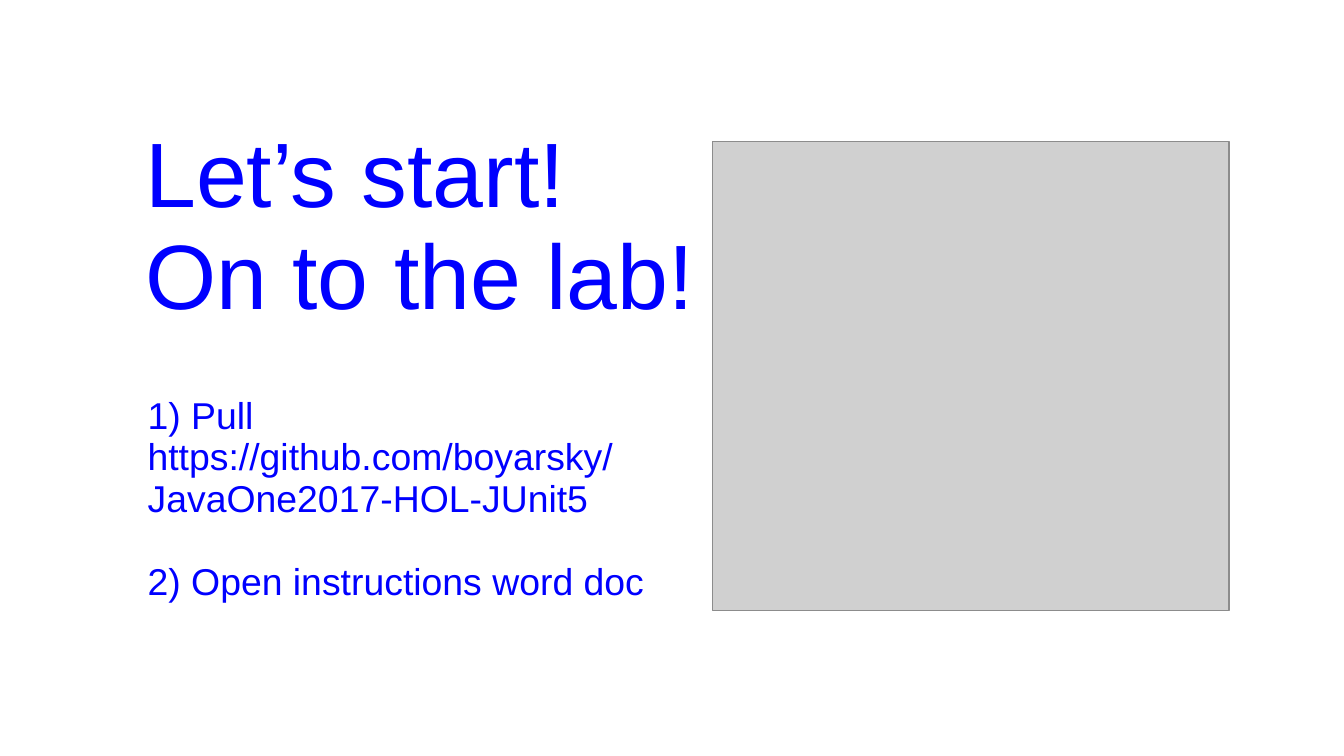
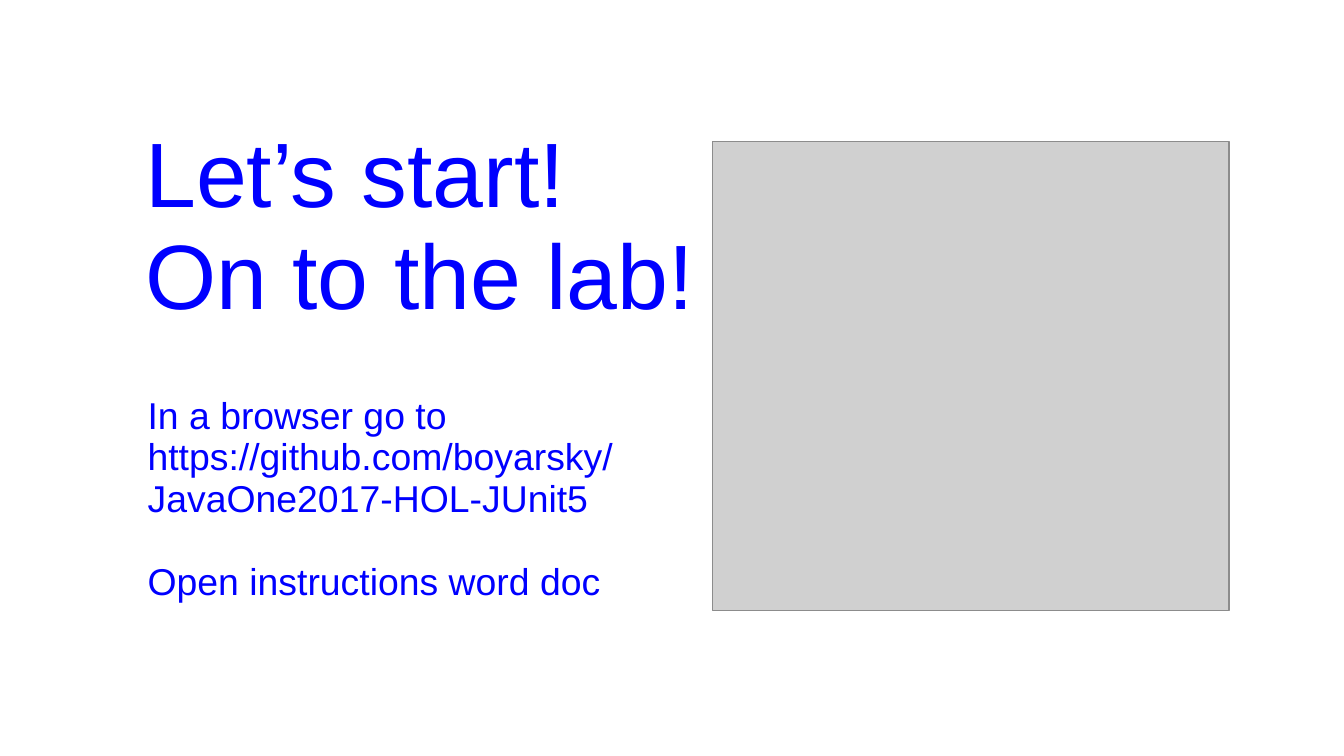
Before and after one commit to boyarsky/JavaOne2017-HOL-JUnit5, a slide deck: slide 9 of JUnit 5 HOL Intro Presentation.ppt (slide 8 before the commit). Drawn at 1344x756 pixels with LibreOffice and Linux fonts; fonts in the diff are those of the drawing; grey boxes stand for pictures; background and template pictures are left out. Boxes give left, top, right and bottom in pixels: in the first picture for what was removed or moved away, otherwise in the second. Text is boxed around its words. In the diff, an @@ line names an element or a change of style, - is before the commit and + after.

```diff
--- a/JUnit 5 HOL Intro Presentation.ppt
+++ b/JUnit 5 HOL Intro Presentation.ppt
@@ text at [148, 402, 446, 436]: text changed @@
-1) Pull
+In a browser go to
@@ text at [148, 568, 600, 603]: text changed @@
-2) Open instructions word doc
+Open instructions word doc
```
Also in this commit, not shown: 1 other slide changed, 1 slide added, 1 other file.
